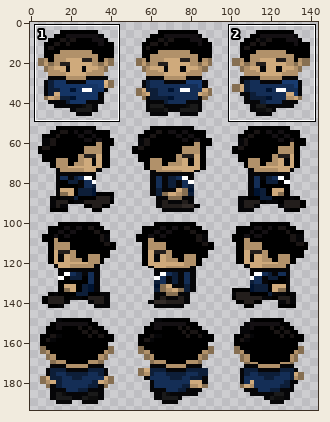
Sprite sheet, stored at img/characters/$Bryan-Sprite.png. Above, an overview of the earlier version with the close-up marked.
Close-up. Before the commit:
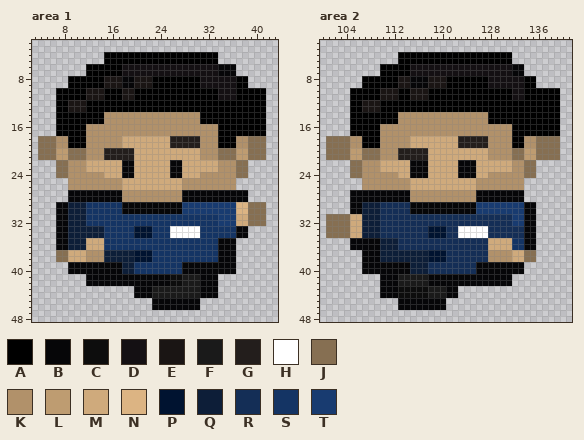
The file is 145x194 pixels. Colours within 5 levels of each other are drawn and written as one. Shown: area 1: x 3..43, y 2..48; area 2: x 100..141, y 2..48. The wide view leaves out empty margins. The commit also changed other parts of the picture, which this record leaves out.
Palette (. is transparent): A #000000  B #060608  C #0d0d0d  D #141013  E #1a1514  F #1a1a1a  G #231e1c  H #ffffff  J #866f52  K #b1916a  L #be9c71  M #cfaa7c  N #dcb483  P #001330  Q #0d1e38  R #142e56  S #143464  T #183b70
Pixels before, area 1, first column x 4:
 4 ...........AAAAAAAAAAAAAAAAAAA........
 5 ...........AAAAAAAAAAAAAAAAAAA........
 6 ........AAAAAADDDDDDDDDDDDDDDDBBB.....
 7 ........AAAAAADDDDDDDDDDDDDDDDBBB.....
 8 .....AAAAAAEEEBBEEEAAAAAAAADDDDDDAA...
 9 .....AAAAAAEEEBBEEEAAAAAAAADDDDDDAA...
10 ...AAAAAEEEAAAEEAAAAAAAAAAAAAADDDAAAAA
11 ...AAAAAEEEAAAEEAAAAAAAAAAAAAADDDAAAAA
12 ...AAEEEAAAAAAAAAAAAAAAAAAAAAAAAAAAAAA
13 ...AAEEEAAAAAAAAAAAAAAAAAAAAAAAAAAAAAA
14 ...AAAAAAAAKKKKKKKKKKKKKKKKAAAAAAAAAAA
15 ...AAAAAAAAKKKKKKKKKKKKKKKKAAAAAAAAAAA
16 ...AAAAAKKKKKKKKKKKKKKKKKKKKKKAAAAAAAA
17 ...AAAAAKKKKKKKKKKKKKKKKKKKKKKAAAAAAAA
18 JJJKKAAAKKKKKKMMMMMMMMGGGGGKKKAAAKKJJJ
19 JJJKKAAAKKKKKKMMMMMMMMGGGGGKKKAAAKKJJJ
20 JJJLLJJJKKKGGGGGMMMMMMMMMMMKKKJJJLLJJJ
21 JJJLLJJJKKKGGGGGMMMMMMMMMMMKKKJJJLLJJJ
22 ...JJKKKMMMMMMBBMMMMMMBBMMMMMMKKKJJ...
23 ...JJKKKMMMMMMBBMMMMMMBBMMMMMMKKKJJ...
24 ...JJKKKKKKMMMBBMMMMMMBBMMMKKKKKKJJ...
25 .....KKKKKKKKKMMMMMMMMMMKKKKKKKKK.....
26 .....KKKKKKKKKMMMMMMMMMMKKKKKKKKK.....
27 .....BBBBBBBBBKKKKKKKKKKBBBBBBBBBBB...
28 .....BBBBBBBBBKKKKKKKKKKBBBBBBBBBBB...
29 ...BBQQQSSSSSSBBBBBBBBBBTTTTTTTTTNNJJJ
30 ...BBQQQSSSSSSBBBBBBBBBBTTTTTTTTTNNJJJ
31 ...BBQQQSSSSSSSSSSSSSSSSSSSSSSTTTMMJJJ
32 ...BBQQQSSSSSSSSSSSSSSSSSSSSSSTTTMMJJJ
33 ...BBQQQQQQSSSSSPPPSSSHHHHHSSSSSSBB...
34 ...BBQQQQQQSSSSSPPPSSSHHHHHSSSSSSBB...
35 ...BBQQQMMMSSSSSSSSSSSSSSSSSSSBBB.....
36 ...BBQQQMMMSSSSSSSSSSSSSSSSSSSBBB.....
37 ...JJMMMKKKQQQQQPPPSSSSSSSSSSSBBB.....
38 ...JJMMMKKKQQQQQPPPSSSSSSSSSSSBBB.....
39 .....BBBBBBBBBQQSSSSSSSSBBBBBBBBB.....
40 .....BBBBBBBBBQQSSSSSSSSBBBBBBBBB.....
41 ........BBBBBBBBBBBBBBCCFFFBBB........
42 ........BBBBBBBBBBBBBBCCFFFBBB........
43 ................BBBFFFFFFFFBBB........
44 ................BBBFFFFFFFFBBB........
45 ...................BBBBBBBB...........
46 ...................BBBBBBBB...........
Pixels before, area 2, first column x 101:
 4 ............AAAAAAAAAAAAAAAAAAA........
 5 ............AAAAAAAAAAAAAAAAAAA........
 6 .........AAAAADDDDDDDDDDDDDDDDDBB......
 7 .........AAAAADDDDDDDDDDDDDDDDDBB......
 8 ......AAAAAAEEBBBEEEAAAAAAADDDDDDAA....
 9 ......AAAAAAEEBBBEEEAAAAAAADDDDDDAA....
10 ....AAAAAEEEAAEEEAAAAAAAAAAAAAADDAAAAAA
11 ....AAAAAEEEAAEEEAAAAAAAAAAAAAADDAAAAAA
12 ....AAEEEAAAAAAAAAAAAAAAAAAAAAAAAAAAAAA
13 ....AAEEEAAAAAAAAAAAAAAAAAAAAAAAAAAAAAA
14 ....AAAAAAAAKKKKKKKKKKKKKKKAAAAAAAAAAAA
15 ....AAAAAAAAKKKKKKKKKKKKKKKAAAAAAAAAAAA
16 ....AAAAAKKKKKKKKKKKKKKKKKKKKKKAAAAAAAA
17 ....AAAAAKKKKKKKKKKKKKKKKKKKKKKAAAAAAAA
18 JJJJKKAAAKKKKKMMMMMMMMGGGGGKKKKAAKKJJJJ
19 JJJJKKAAAKKKKKMMMMMMMMGGGGGKKKKAAKKJJJJ
20 JJJJLLJJJKKKGGGGGMMMMMMMMMMKKKKJJLLJJJJ
21 JJJJLLJJJKKKGGGGGMMMMMMMMMMKKKKJJLLJJJJ
22 ....JJKKKMMMMMBBBMMMMMBBBMMMMMMKKJJ....
23 ....JJKKKMMMMMBBBMMMMMBBBMMMMMMKKJJ....
24 ....JJKKKKKKMMBBBMMMMMBBBMMKKKKKKJJ....
25 ......KKKKKKKKMMMMMMMMMMMKKKKKKKK......
26 ......KKKKKKKKMMMMMMMMMMMKKKKKKKK......
27 ....BBBBBBBBBBKKKKKKKKKKKBBBBBBBB......
28 ....BBBBBBBBBBKKKKKKKKKKKBBBBBBBB......
29 ....BBQQQRRRRRBBBBBBBBBBBTTTTTTTTBB....
30 ....BBQQQRRRRRBBBBBBBBBBBTTTTTTTTBB....
31 JJJJMMQQQRRRRRRRRRRRRRRRRRRRRRRTTBB....
32 JJJJMMQQQRRRRRRRRRRRRRRRRRRRRRRTTBB....
33 JJJJMMQQQRRRRRRRRPPPRRHHHHHRRRRRRBB....
34 JJJJMMQQQRRRRRRRRPPPRRHHHHHRRRRRRBB....
35 ....BBBBBQQQRRRRRRRRRRRRRRRMMMMSSBB....
36 ....BBBBBQQQRRRRRRRRRRRRRRRMMMMSSBB....
37 ......BBBQQQQQQQQPPPRRRRRRRKKKKMMJJ....
38 ......BBBQQQQQQQQPPPRRRRRRRKKKKMMJJ....
39 ......BBBBBBBBQQQRRRRRRRRBBBBBBBB......
40 ......BBBBBBBBQQQRRRRRRRRBBBBBBBB......
41 .........BBBFFFFFBBBBBBBBBBBBBB........
42 .........BBBFFFFFBBBBBBBBBBBBBB........
43 .........BBBCCCCCFFFBB.................
44 .........BBBCCCCCFFFBB.................
45 ............BBBBBBBB...................
46 ............BBBBBBBB...................
After the commit:
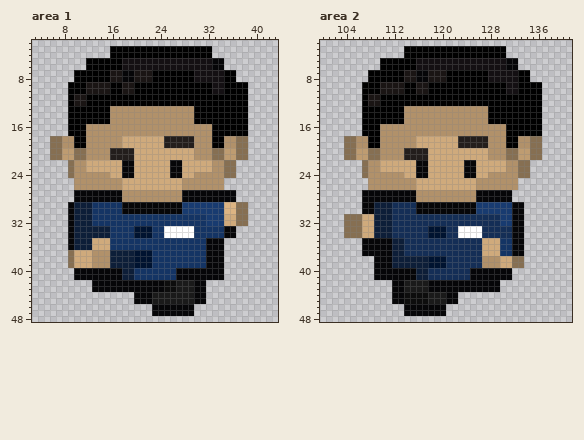
The edit:
Area 1:
y 3: x 16..32 ................. -> AAAAAAAAAAAAAAAAA
y 4: x 15 A -> .; x 33 A -> .
y 5: x 12..14 ... -> AAA; x 18..34 AAAAAAAAAAAAAAAA. -> DDDDDDDDDDDDDDDBB
y 6: x 33 D -> B; x 35..36 BB -> ..
y 7: x 10..11 .. -> AA; x 16..29 AADDDDDDDDDDDD -> EEBBEEEAAAAAAA; x 34..36 BBB -> DAA
y 8: x 9 A -> .; x 15 E -> A; x 30 A -> D; x 35..38 DDAA -> AA..
y 9: x 12..14 AAA -> EEE; x 16..22 EEBBEEE -> AAEEAAA; x 31..32 DD -> AA; x 35..36 DD -> AA
y 10: x 7..8 AA -> ..; x 15 A -> E; x 33 A -> D; x 35..36 DD -> AA; x 39..41 AAA -> ...
y 11: x 7..8 AA -> ..; x 10..14 AAEEE -> EEAAA; x 18..19 EE -> AA; x 34..36 DDD -> AAA; x 39..41 AAA -> ...
y 12: x 7..9 AAE -> ..A; x 39..41 AAA -> ...
y 13: x 7..11 AAEEE -> ..AAA; x 16..29 AAAAAAAAAAAAAA -> KKKKKKKKKKKKKK; x 39..41 AAA -> ...
y 14..15: x 7..8 AA -> ..; x 15 K -> A; x 30 K -> A; x 39..41 AAA -> ...
y 16..17: x 7..8 AA -> ..; x 33 K -> A; x 39..41 AAA -> ...
y 18..19: x 4..5 JJ -> ..; x 7 K -> J; x 9 A -> K; x 25 M -> G; x 30 G -> K; x 33 K -> A; x 35..41 AAKKJJJ -> KKJJ...
y 20..21: x 4..5 JJ -> ..; x 7 L -> J; x 9 J -> L; x 15 G -> K; x 30 M -> K; x 33 K -> J; x 35..41 JJLLJJJ -> LLJJ...
y 22..23: x 7..9 JJK -> ..J; x 33 M -> K; x 35..38 KKJJ -> JJ..
y 24: x 7..9 JJK -> ..J; x 15 M -> K; x 30 M -> K; x 35..38 KKJJ -> JJ..
y 25..26: x 9 K -> .; x 35..36 KK -> ..
y 27..28: x 9 B -> .; x 37..38 BB -> ..
y 29..30: x 7..9 BBQ -> ..B; x 12 S -> Q; x 35..41 TTNNJJJ -> NNJJ...
y 31..32: x 7..9 BBQ -> ..B; x 12 S -> Q; x 32..33 SS -> TT; x 35..41 TTMMJJJ -> MMJJ...
y 33..34: x 7..9 BBQ -> ..B; x 15 S -> Q; x 25 S -> H; x 30 H -> S; x 35..38 SSBB -> BB..
y 35..36: x 7..9 BBQ -> ..B; x 12 M -> Q; x 15 S -> M; x 32..33 SS -> BB; x 35..36 BB -> ..
y 37..38: x 7..9 JJM -> ..J; x 12 K -> M; x 15 Q -> K; x 32..33 SS -> BB; x 35..36 BB -> ..
y 39: x 9..17 BBBBBBBBB -> JMMMKKKQQ; x 20..22 SSS -> PPP; x 28..31 BBBB -> SSSS; x 35..36 BB -> ..
y 40: x 9 B -> .; x 27 S -> B; x 35..36 BB -> ..
y 41: x 10..11 .. -> BB; x 18..30 BBBBBBBBCCFFF -> QQSSSSSSSBBBB; x 34 . -> B
y 42: x 12 B -> .; x 25 B -> C; x 27 C -> F; x 30 F -> B; x 32..33 BB -> ..
y 43: x 13..19 ....... -> BBBBBBB; x 23..26 FFFF -> BBCC; x 30 F -> B; x 32..33 BB -> ..
y 44: x 30 F -> B; x 32..33 BB -> ..
y 45: x 20..29 ...BBBBBBB -> BBBFFFFFFF; x 31 . -> B
y 46: x 30 B -> .
y 47: x 23..29 ....... -> BBBBBBB
Area 2:
y 3: x 114..130 ................. -> AAAAAAAAAAAAAAAAA
y 4: x 113 A -> .; x 131 A -> .
y 5: x 110..112 ... -> AAA; x 116..132 AAAAAAAAAAAAAAAA. -> DDDDDDDDDDDDDDDBB
y 6: x 115 D -> A; x 131 D -> B; x 133 B -> .
y 7: x 108..109 .. -> AA; x 114..127 ADDDDDDDDDDDDD -> EEBBEEEAAAAAAA; x 132..134 BB. -> DAA
y 8: x 107 A -> .; x 113 E -> A; x 115 B -> E; x 133 D -> A; x 135 A -> .
y 9: x 110..112 AAA -> EEE; x 114..120 EBBBEEE -> AAEEAAA; x 128..130 DDD -> AAA; x 133 D -> A; x 136 . -> A
y 10: x 105..106 AA -> ..; x 113 A -> E; x 115 E -> A; x 131 A -> D; x 133 D -> A; x 137..139 AAA -> ...
y 11: x 105..106 AA -> ..; x 108..112 AAEEE -> EEAAA; x 115..117 EEE -> AAA; x 132..133 DD -> AA; x 137..139 AAA -> ...
y 12: x 105..107 AAE -> ..A; x 137..139 AAA -> ...
y 13: x 105..109 AAEEE -> ..AAA; x 114..127 AAAAAAAAAAAAAA -> KKKKKKKKKKKKKK; x 137..139 AAA -> ...
y 14..15: x 105..106 AA -> ..; x 113 K -> A; x 137..139 AAA -> ...
y 16..17: x 105..106 AA -> ..; x 131 K -> A; x 137..139 AAA -> ...
y 18..19: x 101..103 JJJ -> ...; x 105 K -> J; x 107 A -> K; x 115 M -> K; x 131 K -> A; x 133 A -> K; x 135 K -> J; x 137..139 JJJ -> ...
y 20..21: x 101..103 JJJ -> ...; x 105 L -> J; x 107 J -> L; x 113 G -> K; x 131 K -> J; x 133 J -> L; x 135 L -> J; x 137..139 JJJ -> ...
y 22..23: x 105..107 JJK -> ..J; x 115 B -> M; x 123 B -> M; x 131 M -> K; x 133 K -> J; x 135 J -> .
y 24: x 105..107 JJK -> ..J; x 113 M -> K; x 115 B -> M; x 123 B -> M; x 133 K -> J; x 135 J -> .
y 25..26: x 107 K -> .; x 115 M -> K; x 133 K -> .
y 27..28: x 105..106 BB -> ..; x 115 K -> B; x 132..133 BB -> ..
y 29..30: x 105..108 BBQQ -> ..BB; x 110..111 RR -> QQ; x 115 B -> R; x 132..135 TTBB -> BB..
y 31..32: x 101..103 JJJ -> ...; x 105..108 MMQQ -> JJMM; x 110..111 RR -> QQ; x 130..135 RRTTBB -> TTBB..
y 33..34: x 101..103 JJJ -> ...; x 105..108 MMQQ -> JJMM; x 110..111 RR -> QQ; x 127 H -> R; x 132..135 RRBB -> BB..
y 35..36: x 105..106 BB -> ..; x 110..111 QQ -> BB; x 113 R -> Q; x 127 R -> M; x 130..135 MMSSBB -> SSBB..
y 37: x 110..111 QQ -> BB; x 114..120 QQQQPPP -> RRRRRRR; x 127..135 RKKKKMMJJ -> MMMSSBB..
y 38: x 107..108 BB -> ..; x 110..111 QQ -> BB; x 127 R -> K; x 130..135 KKMMJJ -> MMJJ..
y 39: x 107..108 BB -> ..; x 112..114 BBB -> QQQ; x 118..120 RRR -> PPP; x 126..133 BBBBBBBB -> RKKKMMJJ
y 40: x 107..108 BB -> ..; x 115 Q -> B; x 125 R -> B; x 132..133 BB -> ..
y 41: x 109 . -> B; x 113..124 FFFFFBBBBBBB -> BBBQQRRRRRRR
y 42: x 110..111 BB -> ..; x 113 F -> B; x 130..131 BB -> ..
y 43: x 110..111 BB -> ..; x 113..120 CCCCCFFF -> BFFFFBBB; x 123..129 ....... -> BBBBBBB
y 44: x 110..111 BB -> ..; x 113 C -> B
y 45: x 112 . -> B; x 114..122 BBBBBBB.. -> CCCCFFFBB
y 46: x 113 B -> .
y 47: x 114..120 ....... -> BBBBBBB
